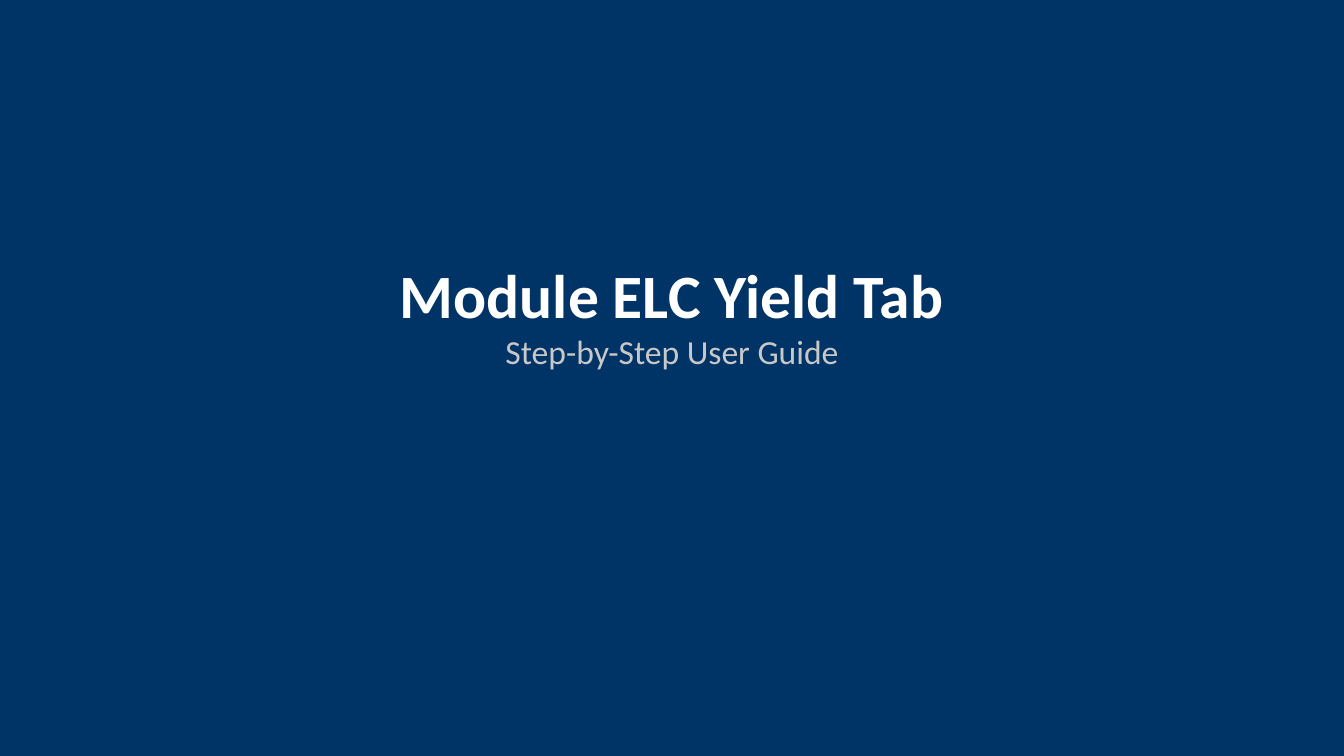
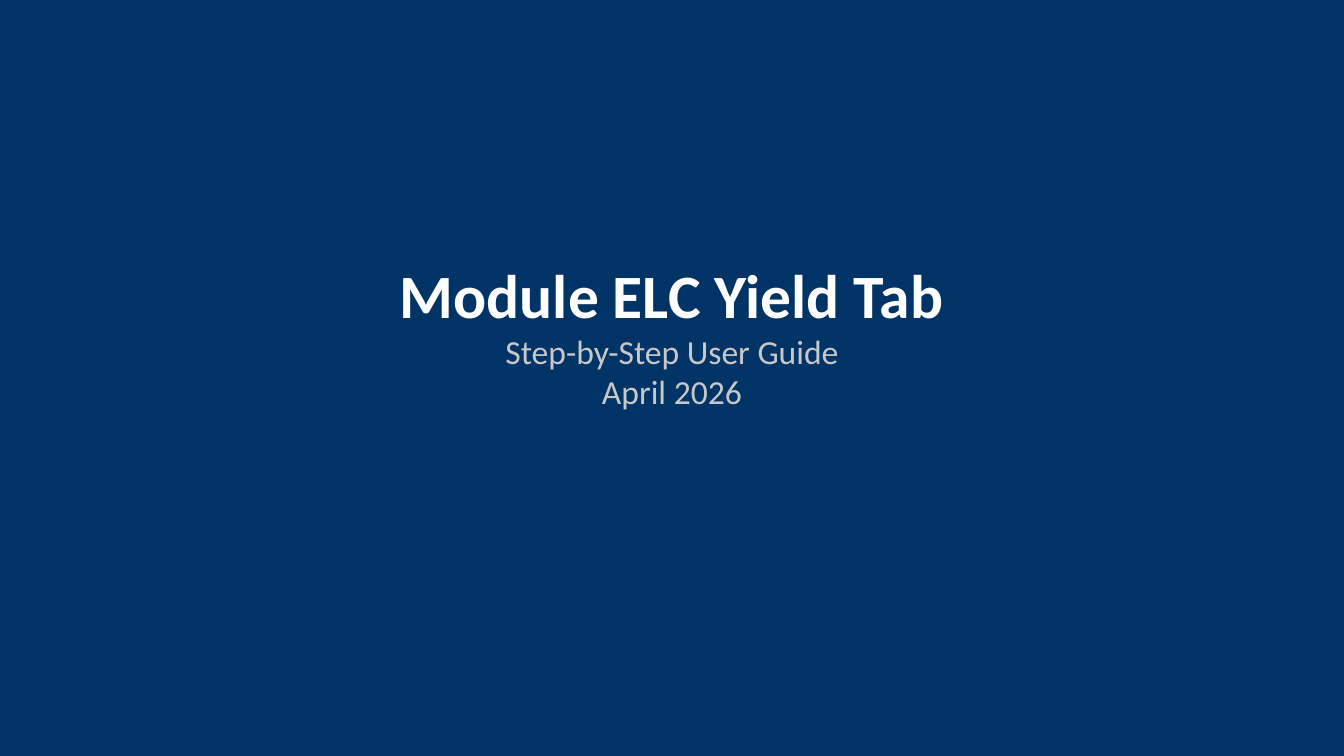
Before and after one commit to ASEGARAN/MODULE_YIELD_DASHBOARD, a slide deck: slide 1 of Module_ELC_Yield_User_Guide.pptx. Drawn at 1344x756 pixels with LibreOffice and Linux fonts; fonts in the diff are those of the drawing. Boxes give left, top, right and bottom in pixels: in the first picture for what was removed or moved away, otherwise in the second. Text is boxed around its words. In the diff, an @@ line names an element or a change of style, - is before the commit and + after.

```diff
--- a/Module_ELC_Yield_User_Guide.pptx
+++ b/Module_ELC_Yield_User_Guide.pptx
@@ text at box(505, 340, 839, 410): text changed @@
-Step-by-Step User Guide
+Step-by-Step User Guide
+April 2026
```
Also in this commit, not shown: 9 other slides changed, 1 slide added, 2 slides removed, 2 other files.
